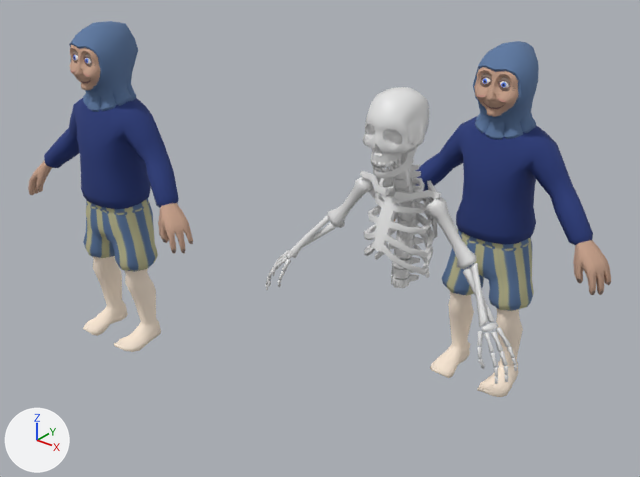
Two versions of the Blender file Assets/Blends/char-skeleton.blend, one commit apart.
Camera for both pictures: a camera (50 mm lens) standing at (2.03, -3.1, 2.04) and looking at (-0.84, 0.5, -0.19). Every picture has the same lights, and +X, +Y and +Z are marked at lower left.

Names of what the first picture shows: 'char-inn-keeper', 'char-inn-keeper.001', 'char-skeleton'.
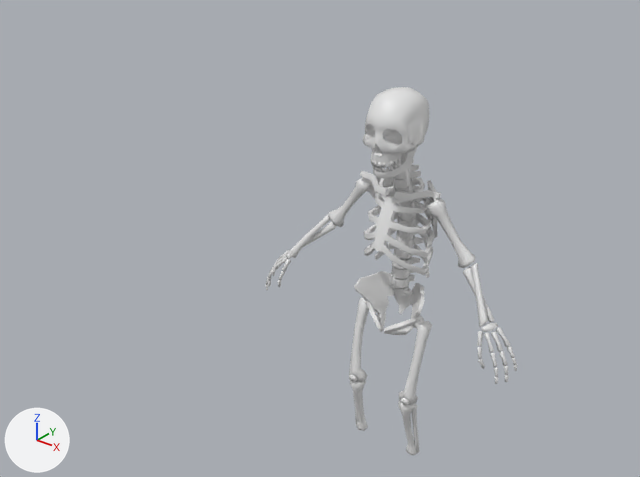
Commit message: working on skeleton model

What the commit changed:
me_char_skeleton is used by ob_char_skeleton; location (0.0, 0.0, 0.0); rotation (1.571, 0.0, 0.0), in degrees (90, 0, 0); scale (1.9, 1.9, 1.9).
Verts and faces of me_char_skeleton; kept vertices keep their numbers, new ones are numbered from 1503.
Before the commit, vertices of me_char_skeleton: 71 (0.01, 0.432, 0.073) at pixel (385, 129), 72 (0.02, 0.439, 0.07), 73 (0.037, 0.438, 0.063), 74 (0.049, 0.427, 0.057), 75 (0.049, 0.41, 0.055).
Before the commit, vertices of me_char_skeleton: 76 (0.038, 0.4, 0.06) at pixel (398, 144), 77 (0.019, 0.406, 0.07) at pixel (389, 141), 78 (0.01, 0.418, 0.073) at pixel (385, 135), 79 (0.016, 0.427, 0.057) at pixel (391, 131), 80 (0.029, 0.425, 0.052) at pixel (397, 132).
Before the commit, vertices of me_char_skeleton: 81 (0.03, 0.416, 0.051) at pixel (398, 136), 82 (0.016, 0.419, 0.057) at pixel (391, 134).
me_char_skeleton had 1503 vertices, 1343 faces and spanned x 0.0..0.367, y -0.092..0.51, z -0.088..0.097.
me_char_skeleton now has 1785 vertices, 1608 faces and spans x 0.0..0.367, y -0.473..0.51, z -0.088..0.097.
me_char_skeleton part 1: a new loose piece of 86 vertices spanning x 0.058..0.108, y -0.292..-0.06, z -0.022..0.05, in mat_material (white #e7e7e7).
me_char_skeleton part 2: a new loose piece of 62 vertices spanning x 0.002..0.101, y -0.127..0.011, z -0.053..0.048, in mat_material (white #e7e7e7).
me_char_skeleton part 3: a new loose piece of 54 vertices spanning x 0.059..0.099, y -0.473..-0.289, z -0.009..0.053, in mat_material (white #e7e7e7).
me_char_skeleton part 4: a new loose piece of 42 vertices spanning x 0.087..0.103, y -0.467..-0.294, z -0.004..0.035, in mat_material (white #e7e7e7).
me_char_skeleton part 5: a new loose piece of 26 vertices spanning x 0.0..0.036, y -0.093..-0.008, z -0.057..-0.008, in mat_material (white #e7e7e7).
Part 6, on me_char_skeleton:
Vertex 71 moves to (0.007, 0.433, 0.068).
Vertex 72 moves to (0.018, 0.441, 0.065).
Vertex 73 moves to (0.036, 0.44, 0.058).
Vertex 74 moves to (0.049, 0.428, 0.051).
Vertex 75 moves to (0.05, 0.409, 0.049).
Vertex 76 moves to (0.037, 0.398, 0.054), pixel (399, 145).
Vertex 77 moves to (0.017, 0.404, 0.065), pixel (389, 141).
Vertex 78 moves to (0.007, 0.418, 0.068), pixel (385, 135).
Vertex 79 moves to (0.014, 0.428, 0.052), pixel (392, 129).
Vertex 80 moves to (0.028, 0.426, 0.046).
Vertex 81 moves to (0.028, 0.415, 0.045), pixel (399, 135).
Vertex 82 moves to (0.014, 0.418, 0.052), pixel (392, 133).
Part 7, on me_char_skeleton:
New vertex 1503 is at (0.082, -0.27, 0.05), pixel (405, 398).
New vertex 1504 is at (0.072, -0.274, 0.05), pixel (401, 397).
New vertex 1505 is at (0.071, -0.284, 0.05), pixel (401, 400).
New vertex 1506 is at (0.082, -0.289, 0.05), pixel (405, 404).
New vertex 1507 is at (0.093, -0.284, 0.05), pixel (408, 404).
New vertex 1508 is at (0.093, -0.274, 0.05), pixel (408, 400).
New vertex 1509 is at (0.082, -0.271, 0.057), pixel (403, 399).
New vertex 1510 is at (0.073, -0.275, 0.055), pixel (401, 399).
New vertex 1511 is at (0.072, -0.283, 0.055), pixel (400, 401).
New vertex 1512 is at (0.082, -0.288, 0.056), pixel (403, 404).
New vertex 1513 is at (0.092, -0.283, 0.056), pixel (406, 404).
New vertex 1514 is at (0.091, -0.274, 0.056), pixel (406, 401).
New faces: (1503, 1508, 1507, 1506, 1505, 1504), (1509, 1510, 1511, 1512, 1513, 1514), (1503, 1504, 1510, 1509), (1503, 1509, 1514, 1508), (1506, 1507, 1513, 1512), (1504, 1505, 1511, 1510).
New faces: (1507, 1508, 1514, 1513), (1505, 1506, 1512, 1511).
Object 'char-inn-keeper' (ob_char_inn_keeper) is now hidden.
Object 'char-inn-keeper.001' (ob_char_inn_keeper_001) is now hidden.

Boxes (x1, y1, x2, y2) around the edits, measured in the pictures (640 x 477 px; the box of a moved part takes in the faces that stretch with it):
'char-inn-keeper', hidden
    before: (394, 41, 611, 397)
'char-inn-keeper.001', hidden
    before: (28, 21, 193, 352)
'char-skeleton', reshaped (24% taller)
    before: (265, 87, 517, 384)
    after: (265, 87, 517, 455)
part 1 of me_char_skeleton, added
    after: (349, 298, 432, 405)
part 2 of me_char_skeleton, added
    after: (354, 271, 424, 335)
part 3 of me_char_skeleton, added
    after: (350, 380, 417, 455)
part 4 of me_char_skeleton, added
    after: (353, 391, 419, 453)
part 5 of me_char_skeleton, added
    after: (390, 284, 413, 314)
part 6 of me_char_skeleton, moved or reshaped
    both: (365, 123, 402, 146)
part 7 of me_char_skeleton, added
    after: (349, 375, 409, 405)
